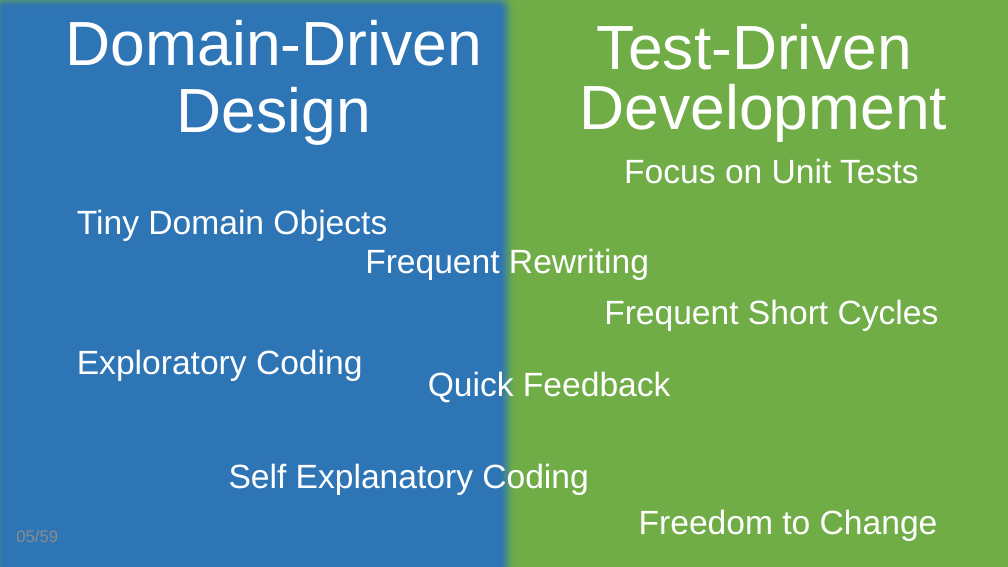
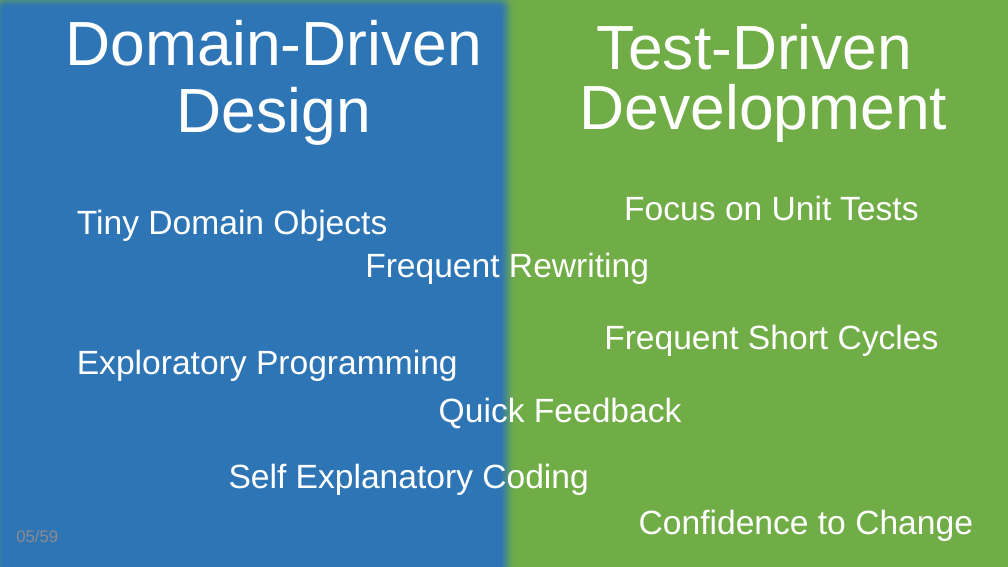
Before and after one commit to ivanpaulovich/betsson-meetup-ddd-tdd, a slide deck: slide 5 of Building Rich Domain Models with DDD and TDD - Ivan Paulovich - Betsson - V15.pptx. Drawn at 1008x567 pixels with LibreOffice and Linux fonts; fonts in the diff are those of the drawing. Boxes give left, top, right and bottom in pixels: in the first picture for what was removed or moved away, otherwise in the second. Text is boxed around its words. In the diff, an @@ line names an element or a change of style, - is before the commit and + after.

```diff
--- a/Building Rich Domain Models with DDD and TDD - Ivan Paulovich - Betsson - V15.pptx
+++ b/Building Rich Domain Models with DDD and TDD - Ivan Paulovich - Betsson - V15.pptx
@@ text "Focus on Unit Tests" rewrapped from <box>604,158,939,331</box> to <box>604,195,939,356</box> @@
@@ text "Frequent Rewriting": place and size @@
-text "Frequent Rewriting" at <box>365,248,649,280</box>
+text "Frequent Rewriting" at <box>365,252,649,284</box>
@@ text at <box>77,349,458,381</box>: text changed @@
-Exploratory Coding
+Exploratory Programming
@@ text "Quick Feedback": place and size @@
-text "Quick Feedback" at <box>428,369,671,403</box>
+text "Quick Feedback" at <box>439,396,682,430</box>
@@ text at <box>639,509,973,541</box>: text changed @@
-Freedom to Change
+Confidence to Change
```
Also in this commit, not shown: 5 other slides changed, 1 other file.
